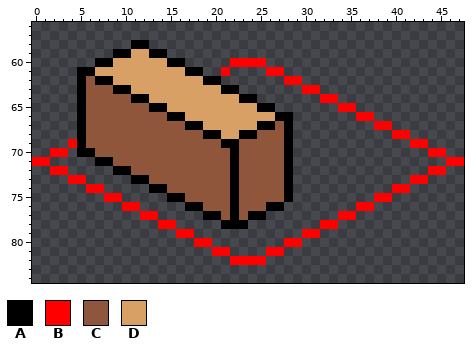
Two states of a sprite sheet, src/images/checkout.png. Above: the version before the commit.
The file is 48x96 pixels. Shown: x 0..47, y 56..84.
Palette (. is transparent): A #000000  B #ff0000  C #8f563b  D #d9a066
Pixels before, first column x 0:
58 ...........AA...................................
59 .........AADDAA.................................
60 .......AADDDDDDAA.....BBBB......................
61 .....AADDDDDDDDDDAA..B....BB....................
62 .....ACAADDDDDDDDDDAA.......BB..................
63 .....ACCCAADDDDDDDDDDAA.......BB................
64 .....ACCCCCAADDDDDDDDDDAA.......BB..............
65 .....ACCCCCCCAADDDDDDDDDDAA.......BB............
66 .....ACCCCCCCCCAADDDDDDDDDDAA.......BB..........
67 .....ACCCCCCCCCCCAADDDDDDAACA.........BB........
68 .....ACCCCCCCCCCCCCAADDAACCCA...........BB......
69 ....BACCCCCCCCCCCCCCCAACCCCCA.............BB....
70 ..BB.AACCCCCCCCCCCCCCCACCCCCA...............BB..
71 BB.....AACCCCCCCCCCCCCACCCCCA.................BB
72 ..BB.....AACCCCCCCCCCCACCCCCA...............BB..
73 ....BB.....AACCCCCCCCCACCCCCA.............BB....
74 ......BB.....AACCCCCCCACCCCCA...........BB......
75 ........BB.....AACCCCCACCCCCA.........BB........
76 ..........BB.....AACCCACCCAA........BB..........
77 ............BB.....AACACAA........BB............
78 ..............BB.....AAA........BB..............
79 ................BB............BB................
80 ..................BB........BB..................
81 ....................BB....BB....................
82 ......................BBBB......................
The result:
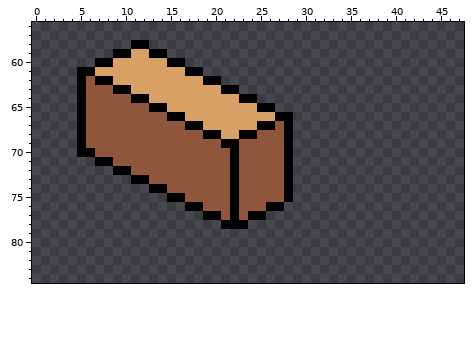
The exact change:
y 60: x 22..25 BBBB -> ....
y 61: x 21 B -> .; x 26..27 BB -> ..
y 62: x 28..29 BB -> ..
y 63: x 30..31 BB -> ..
y 64: x 32..33 BB -> ..
y 65: x 34..35 BB -> ..
y 66: x 36..37 BB -> ..
y 67: x 38..39 BB -> ..
y 68: x 40..41 BB -> ..
y 69: x 4 B -> .; x 42..43 BB -> ..
y 70: x 2..3 BB -> ..; x 44..45 BB -> ..
y 71: x 0..1 BB -> ..; x 46..47 BB -> ..
y 72: x 2..3 BB -> ..; x 44..45 BB -> ..
y 73: x 4..5 BB -> ..; x 42..43 BB -> ..
y 74: x 6..7 BB -> ..; x 40..41 BB -> ..
y 75: x 8..9 BB -> ..; x 38..39 BB -> ..
y 76: x 10..11 BB -> ..; x 36..37 BB -> ..
y 77: x 12..13 BB -> ..; x 34..35 BB -> ..
y 78: x 14..15 BB -> ..; x 32..33 BB -> ..
y 79: x 16..17 BB -> ..; x 30..31 BB -> ..
y 80: x 18..19 BB -> ..; x 28..29 BB -> ..
y 81: x 20..21 BB -> ..; x 26..27 BB -> ..
y 82: x 22..25 BBBB -> ....
Pixel boxes of the changes (left, top, right, bottom) in both pictures:
erased: (32, 58, 464, 265)
